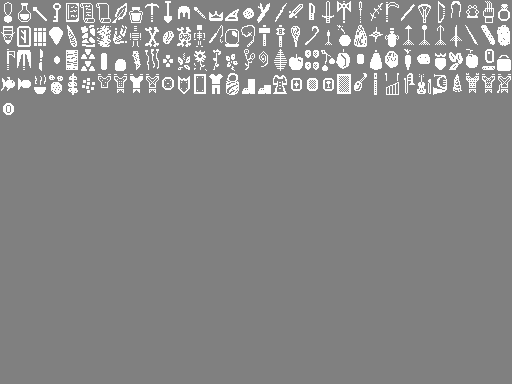
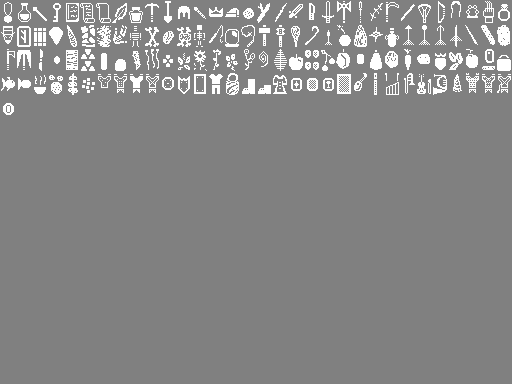
Two versions of the same layered image (512x384). Layer-by-layer changes:
painted on "Background" over [209, 7, 239, 21]
